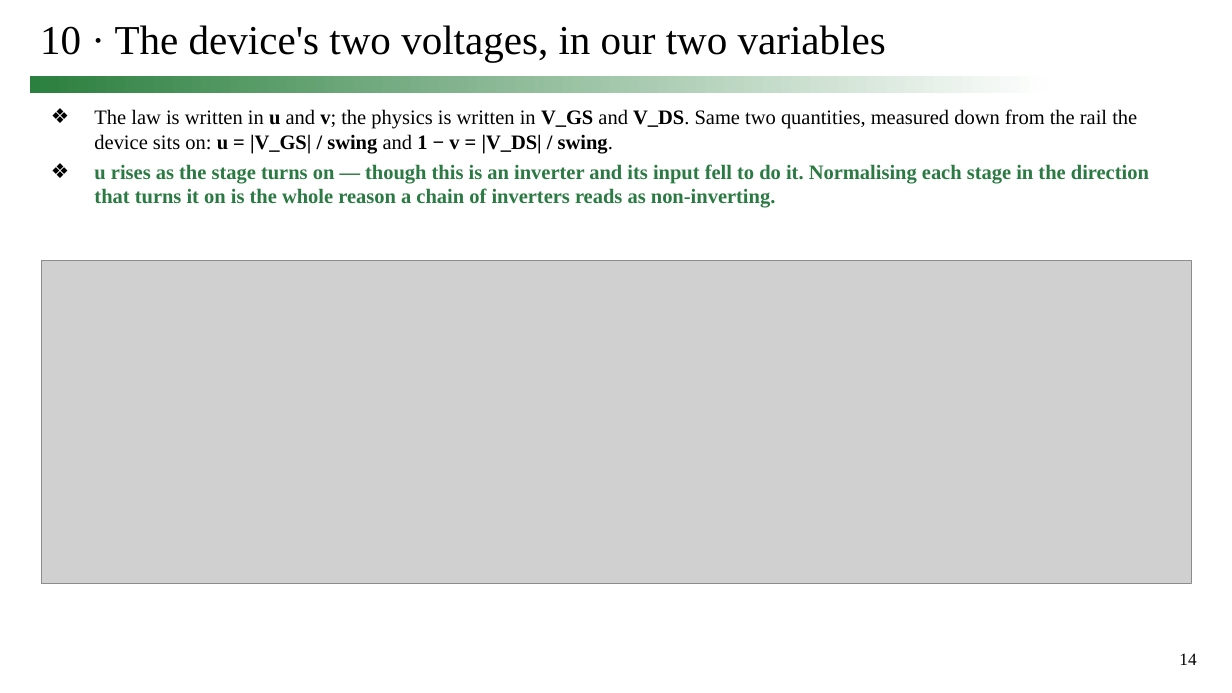
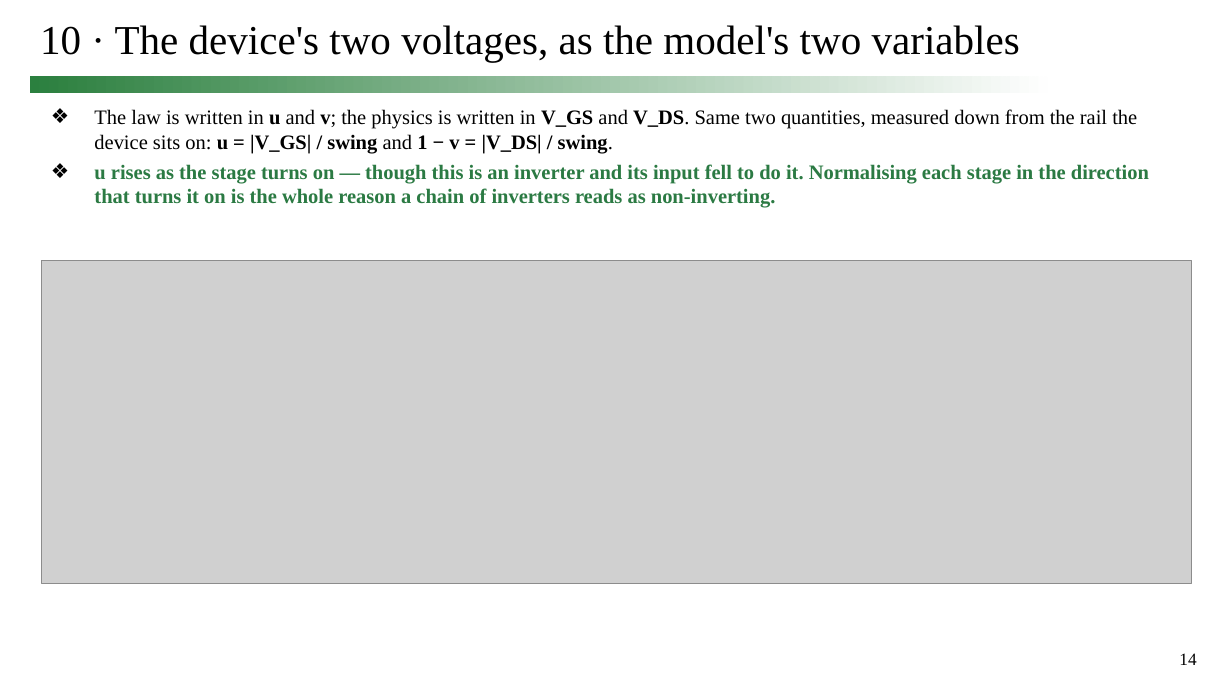
Before and after one commit to simon9721/ibis_comparison, a slide deck: slide 14 of results/meeting_deck_2026-09-24/0924_track1_story.pptx. Drawn at 1232x693 pixels with LibreOffice and Linux fonts; fonts in the diff are those of the drawing; grey boxes stand for pictures. Boxes give left, top, right and bottom in pixels: in the first picture for what was removed or moved away, otherwise in the second. Text is boxed around its words. In the diff, an @@ line names an element or a change of style, - is before the commit and + after.

```diff
--- a/results/meeting_deck_2026-09-24/0924_track1_story.pptx
+++ b/results/meeting_deck_2026-09-24/0924_track1_story.pptx
@@ title at box(40, 25, 1020, 62): text changed @@
-10 · The device's two voltages, in our two variables
+10 · The device's two voltages, as the model's two variables
```
Also in this commit, not shown: 13 other slides changed, 15 other files.
